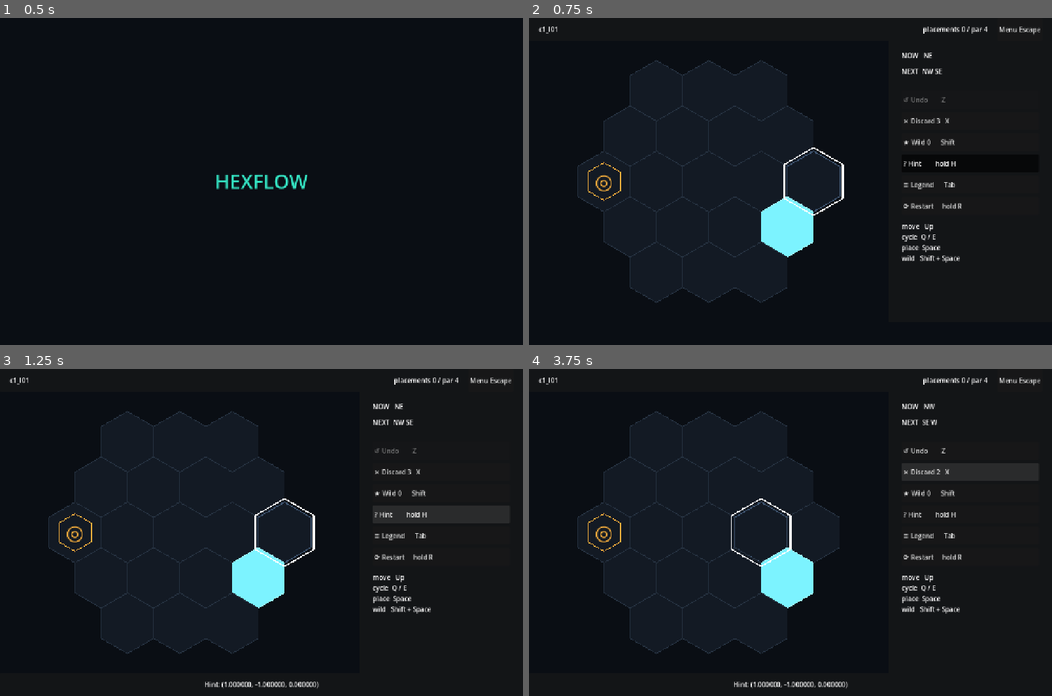
Above: before the commit, frames 1-4 (two rows, left to right).
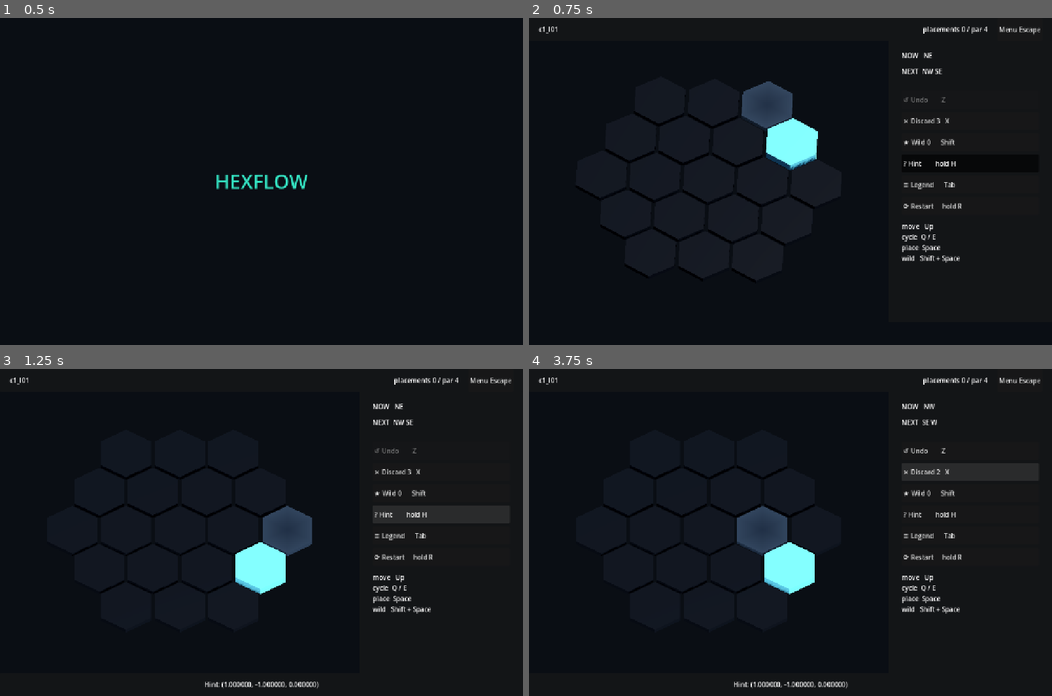
Above: after the commit, the same moments.

Repository: iszlai/hex-game
Game: Godot game, scene res://src/scenes/boot/boot.tscn
Two runs of this game, one before a commit and one after it. Both use one fixed random seed, a clock stepped at 60 frames per second and the inputs below.
Inputs (mouse positions are in pixels of both pictures, inside the frame that each line leads up to):
- Up to frame 1 (0.5 s): no input
- Up to frame 2 (0.75 s): tap Enter at 0.5 s; move the mouse to (905, 165) at 0.52 s; hold Right (board_move_right) from 0.53 s (still down); hold [ (board_rotate_ccw) from 0.53 s (still down); click (905, 165) at 0.67 s
- Up to frame 3 (1.25 s): keep holding Right (board_move_right); keep holding [ (board_rotate_ccw); tap ] (board_rotate_cw) at 0.8 s
- Up to frame 4 (3.75 s): release Right (board_move_right) at 1.25 s; release [ (board_rotate_ccw) at 1.25 s; click "⟳ Restart hold R" at 1.25 s; click "⟳ Restart hold R" at 2 s; click "⟳ Restart hold R" at 2.75 s; click "✕ Discard 3 X" at 3.5 s

Frame 1 is identical in both runs. In frame 2, 5.5% of the frame differs, in the area x 9-61%, y 12-88%; in frame 3, 3.6%; in frame 4, 3.5%.

Commit message:
Put the 3D board on screen
Light, environment and the scene switch, taken together because a board
with no light renders black and is not worth looking at. `make run` is now
the C-18 board: hex prisms at an oblique orthographic angle, `[` and `]`
turning it between the six stops.

One key light, fixed in world space rather than carried with the camera,
so turning the board sweeps the shadows across it and the rotation reads
as a rotation. Its colour and the ambient are new palette tokens, not
literals — a light hardcoded in a script would keep the neon cast in all
four of §21's palettes.

Two things the first screenshot decided. Tiles are drawn at 0.93 of their
cell so the background shows between them: without the gap, neighbouring
prisms meet face to face and a field of empty cells reads as one unlit
slab — the gap is this board's `cell_empty_stroke`. And the ambient went
up, because at the spec's cell colours the empty board was nearly
invisible. The hit region is untouched; rounding is still over the full
cell, so a press in a gap lands on the nearest tile.

The switch was requested early, ahead of the glyphs, and it opens a real
C5 gap: the 3D board draws no modifier marks, so goals, portals, gates and
wilds are currently invisible where the grey-box distinguished all four.
TODO.md carries that as an open item rather than as a footnote, and the
glyph work now blocks the rest of M7.

Level.gd needed less than expected — the two views take the same four
calls — but `Control` has no `to_local`, so the window-to-board conversion
moves onto the view as `local_point` / `screen_position_of`. Doing that
arithmetic at the call site is how a screen with a 56 px top bar ends up
hit-testing one row out.

The grey-box lost its coverage in the swap: it was tested only by being
the thing `level.tscn` instantiated. It now has its own unit test, so the
fallback view cannot rot unnoticed, and the shared PathDepth traversal is
asserted from both sides.

Diff:
--- a/hexflow/src/app/input_bindings.gd
+++ b/hexflow/src/app/input_bindings.gd
@@ -91,8 +91,7 @@
 		"axes": [],
 		"glyph": "r1",
 	},
-	# Bound now, inert until the C-18 camera exists in M7. Registering them here
-	# means the binding table is written once rather than twice.
+	# Turns the C-18 board between its six 60° stops (§14.3 as amended).
 	"board_rotate_ccw": {
 		"set": SET_BOARD,
 		"keys": [KEY_BRACKETLEFT],
--- a/hexflow/src/data/palettes/neon_dark.tres
+++ b/hexflow/src/data/palettes/neon_dark.tres
@@ -19,6 +19,8 @@
 portal = Color(0.690196, 0.470588, 1, 1)
 gate = Color(0.435294, 0.549020, 1, 1)
 wild = Color(0.968627, 0.945098, 0.419608, 1)
+board_key_light = Color(1, 0.964706, 0.909804, 1)
+board_ambient = Color(0.164706, 0.227451, 0.333333, 1)
 danger = Color(1, 0.329412, 0.439216, 1)
 text_primary = Color(0.917647, 0.949020, 1, 1)
 text_secondary = Color(0.560784, 0.639216, 0.749020, 1)
--- a/hexflow/src/scenes/level/level.gd
+++ b/hexflow/src/scenes/level/level.gd
@@ -23,7 +23,7 @@
 ## destructive; the hint is a trigger that a resting finger brushes.
 const HOLD_ACTIONS: Array[String] = ["board_restart", "board_hint"]
 
-@onready var board_view: BoardView = %BoardView
+@onready var board_view: BoardView3D = %Board
 @onready var title_label: Label = %TitleLabel
 @onready var score_label: Label = %ScoreLabel
 @onready var now_label: Label = %NowLabel
@@ -152,10 +152,10 @@
 		at = (event as InputEventScreenTouch).position
 	if at == Vector2.INF:
 		return false
-	# Converted through the board's own transform rather than by subtracting its
-	# position: the board is a Node2D under a Control, so any offset of the screen
-	# itself has to come out too, and only `to_local` knows about all of it.
-	if _router.point_at(board_view.cell_at(board_view.to_local(at))):
+	# Converted by the board itself: it is the only thing that knows where it sits
+	# and how a point on the window becomes a cell (§4.3, and B7 for why this never
+	# happens in screen coordinates).
+	if _router.point_at(board_view.cell_at(board_view.local_point(at))):
 		_confirm()
 	return true
 
@@ -231,12 +231,22 @@
 		EventBus.pause_requested.emit()
 	elif event.is_action_pressed("board_back"):
 		EventBus.pause_requested.emit()
-	elif event.is_action_pressed("board_rotate_cw") or event.is_action_pressed("board_rotate_ccw"):
-		# Bound in M4, effective in M7 when the C-18 camera exists.
-		pass
+	elif event.is_action_pressed("board_rotate_cw"):
+		_rotate(1)
+	elif event.is_action_pressed("board_rotate_ccw"):
+		_rotate(-1)
 	else:
 		return false
 	return true
+
+
+## Turning the board moves every candidate on screen, so the router has to be re-fed
+## with the new positions — §11.2 works in screen space and knows nothing about a
+## camera. `BoardView3D` has already jumped its positions to the stop it is heading
+## for, so this reads the destination rather than the tween.
+func _rotate(steps: int) -> void:
+	board_view.rotate_by(steps)
+	_refresh_candidates()
 
 
 func _process(delta: float) -> void:
--- a/hexflow/src/scenes/level/level.tscn
+++ b/hexflow/src/scenes/level/level.tscn
@@ -1,7 +1,7 @@
 [gd_scene load_steps=5 format=3]
 
 [ext_resource type="Script" path="res://src/scenes/level/level.gd" id="1_level"]
-[ext_resource type="Script" path="res://src/view/board_view.gd" id="2_boardview"]
+[ext_resource type="Script" path="res://src/view/board_view_3d.gd" id="2_boardview"]
 [ext_resource type="Resource" path="res://src/data/palettes/neon_dark.tres" id="3_palette"]
 [ext_resource type="Script" path="res://src/ui/legend_panel.gd" id="4_legend"]
 
@@ -25,8 +25,10 @@
 mouse_filter = 2
 color = Color(0.039216, 0.054902, 0.078431, 1)
 
-[node name="BoardView" type="Node2D" parent="."]
-unique_name_in_owner = true
+[node name="Board" type="SubViewportContainer" parent="."]
+unique_name_in_owner = true
+offset_top = 56.0
+mouse_filter = 2
 script = ExtResource("2_boardview")
 palette = ExtResource("3_palette")
 
--- a/hexflow/src/view/board_tiles.gd
+++ b/hexflow/src/view/board_tiles.gd
@@ -29,6 +29,13 @@
 ## The tallest thing standing on the plane, which the projected fit has to reserve
 ## room for — see [constant BoardView3D.TILE_TOP_RATIO].
 const MAX_TOP := WALL_TOP
+
+## Prisms are drawn a little narrower than their cell, so the background shows
+## between them. This is the 3D board's answer to `cell_empty_stroke`: without it,
+## neighbouring tiles meet face to face and a field of empty cells reads as one
+## unlit slab. The *hit* region is unaffected — [method BoardView3D.cell_at] rounds
+## on the full cell, so a press in the gap still lands on the nearest tile.
+const TILE_INSET := 0.93
 
 @export var palette: Palette = null
 
@@ -185,8 +192,9 @@
 ## scaled to the cell size, with the height its kind earns it.
 func transform_of(cell: Vector3i) -> Transform3D:
 	var height: float = _layout.size * top_ratio(kind_of(cell))
+	var width: float = _layout.size * TILE_INSET
 	return Transform3D(
-		Basis().scaled(Vector3(_layout.size, height, _layout.size)),
+		Basis().scaled(Vector3(width, height, width)),
 		_layout.to_plane(cell)
 	)
 
--- a/hexflow/src/view/board_view_3d.gd
+++ b/hexflow/src/view/board_view_3d.gd
@@ -124,6 +124,19 @@
 	return layout.from_plane(camera.plane_point(local_point))
 
 
+## A whole-window position — where a click or a finger actually arrives — brought
+## into the board's own space. A `Control` has no `to_local`, and subtracting the
+## board's offset by hand at the call site is how a screen with a top bar ends up
+## hit-testing one row out, so the conversion lives here with the thing it converts.
+func local_point(at: Vector2) -> Vector2:
+	return at - global_position
+
+
+## The inverse: where [param cell] is on the window, for aiming a pointer at it.
+func screen_position_of(cell: Vector3i) -> Vector2:
+	return global_position + centre_of(cell)
+
+
 func _ensure_nodes() -> void:
 	if viewport != null:
 		return
@@ -132,7 +145,6 @@
 	# The board gets a world of its own so nothing else in the scene can light it
 	# or appear in it by accident.
 	viewport.own_world_3d = true
-	viewport.transparent_bg = true
 	add_child(viewport)
 	camera = BoardCamera.new()
 	camera.name = "BoardCamera"
@@ -143,6 +155,41 @@
 	tiles.name = "BoardTiles"
 	tiles.palette = palette
 	viewport.add_child(tiles)
+	_add_lighting()
+
+
+## One key light and one environment, both fixed in world space.
+##
+## Fixed is the point: the light does not follow the yaw, so turning the board moves
+## the shadows across it and the rotation reads as a rotation. It sits high and to
+## one side, which is what gives C-22's tile heights something to cast — the height
+## *is* the colour-independent channel, and a light straight down would flatten it.
+##
+## §14.3 is unaffected: this is not camera motion, and nothing here moves at all.
+func _add_lighting() -> void:
+	var key := DirectionalLight3D.new()
+	key.name = "KeyLight"
+	key.light_color = palette.board_key_light
+	key.light_energy = 1.15
+	# Down 50°, and yawed off the camera's opening axis so the prism sides that face
+	# the viewer are not the ones in full shadow.
+	key.rotation_degrees = Vector3(-50.0, 35.0, 0.0)
+	key.shadow_enabled = true
+	# The tiles are the only casters and they are all within a board's width, so the
+	# split can stay tight and the shadows stay sharp.
+	key.directional_shadow_max_distance = BoardCamera.DISTANCE * 0.5
+	viewport.add_child(key)
+
+	var env := Environment.new()
+	env.background_mode = Environment.BG_COLOR
+	env.background_color = palette.bg_deep
+	env.ambient_light_source = Environment.AMBIENT_SOURCE_COLOR
+	env.ambient_light_color = palette.board_ambient
+	env.ambient_light_energy = 0.95
+	var holder := WorldEnvironment.new()
+	holder.name = "BoardEnvironment"
+	holder.environment = env
+	viewport.add_child(holder)
 
 
 func _recompute_positions(yaw: float) -> void:
--- a/hexflow/src/view/palette.gd
+++ b/hexflow/src/view/palette.gd
@@ -29,6 +29,13 @@
 @export var gate: Color = Color("6F8CFF")
 @export var wild: Color = Color("F7F16B")
 
+@export_group("Board lighting")
+## The single key light of the C-18 board and the ambient it sits in. Tokens rather
+## than literals for the same reason every other colour is: §21's palettes swap the
+## `.tres`, and a light hardcoded in a script would keep the neon cast in all four.
+@export var board_key_light: Color = Color("FFF6E8")
+@export var board_ambient: Color = Color("2A3A55")
+
 @export_group("Feedback")
 @export var danger: Color = Color("FF5470")
 @export var text_primary: Color = Color("EAF2FF")
--- a/hexflow/tests/e2e/test_level_playthrough.gd
+++ b/hexflow/tests/e2e/test_level_playthrough.gd
@@ -137,14 +137,14 @@
 ## Hence this test.
 func test_a_mouse_click_places_on_the_clicked_cell() -> void:
 	await _open(_straight_level())
-	var board: BoardView = _scene.get_node("%BoardView")
+	var board: BoardView3D = _scene.get_node("%Board")
 	var target := Fixtures.START + Direction.delta(Direction.NE)
 	assert_true(GameDirector.state.legal_targets().has(target))
 
 	var click := InputEventMouseButton.new()
 	click.button_index = MOUSE_BUTTON_LEFT
 	click.pressed = true
-	click.position = board.to_global(board.centre_of(target))
+	click.position = board.screen_position_of(target)
 	_scene.get_viewport().push_input(click, true)
 	await wait_process_frames(1)
 
--- a/hexflow/tests/e2e/test_touch_playthrough.gd
+++ b/hexflow/tests/e2e/test_touch_playthrough.gd
@@ -37,14 +37,14 @@
 	await wait_process_frames(2)
 
 
-func _board() -> BoardView:
-	return _scene.get_node("%BoardView") as BoardView
+func _board() -> BoardView3D:
+	return _scene.get_node("%Board") as BoardView3D
 
 
 ## A finger on a cell. The position is derived the same way the board draws it, so
 ## the test cannot pass by agreeing with a bug in its own arithmetic.
 func _tap_cell(cell: Vector3i) -> void:
-	var at := _board().to_global(_board().centre_of(cell))
+	var at := _board().screen_position_of(cell)
 	var down := InputEventScreenTouch.new()
 	down.index = 0
 	down.position = at
--- a/hexflow/tests/unit/test_board_tiles.gd
+++ b/hexflow/tests/unit/test_board_tiles.gd
@@ -70,8 +70,10 @@
 		assert_almost_eq(t.origin.z, want.z, 0.01, "%v z" % c)
 		assert_almost_eq(t.origin.y, 0.0, 0.01, "%v sits on the plane" % c)
 		var scale: Vector3 = t.basis.get_scale()
-		assert_almost_eq(scale.x, _layout.size, 0.01, "%v is one cell wide" % c)
-		assert_almost_eq(scale.z, _layout.size, 0.01, "%v is one cell deep" % c)
+		var width: float = _layout.size * BoardTiles.TILE_INSET
+		assert_almost_eq(scale.x, width, 0.01, "%v is one cell wide, less the gap" % c)
+		assert_almost_eq(scale.z, width, 0.01, "%v is one cell deep, less the gap" % c)
+		assert_lt(width, _layout.size, "the gap is what separates neighbours (§13.2)")
 
 
 ## §21 / C5, in three dimensions: kind by height, so a greyscale palette or a
--- /dev/null
+++ b/hexflow/tests/unit/test_board_view.gd
@@ -0,0 +1,50 @@
+## @core — the 2D grey-box, which §26 requires to keep working through M7.
+##
+## It used to be covered transitively: `level.tscn` instantiated it, so every e2e
+## playthrough drove it. C-18's board took that slot, and a view nothing exercises
+## is a view that rots quietly until the day someone needs it — for a headless
+## capture, for a renderer bisect, or because the 3D board is the thing that broke.
+## So the grey-box now has its own test, small and about the things the 3D board
+## also promises: where cells land, and that a click comes back to the cell clicked.
+extends GutTest
+
+const PLAY := Vector2(880.0, 688.0)
+
+var _view: BoardView = null
+var _state: GameState = null
+
+
+func before_each() -> void:
+	_view = BoardView.new()
+	add_child_autofree(_view)
+	_state = GameState.start(Fixtures.fixed_level(Fixtures.shortest_route_tiles()))
+	_view.bind(_state, PLAY)
+
+
+func test_binding_sizes_the_board_by_the_head_on_fit() -> void:
+	assert_eq(int(_view.layout.size), HexLayout.fit(3, PLAY))
+	assert_eq(_view.centres().size(), _state.board.cells().size())
+
+
+func test_every_cell_round_trips_from_its_drawn_centre() -> void:
+	for c: Vector3i in _state.board.cells():
+		assert_eq(_view.cell_at(_view.centre_of(c)), c, "%v must round-trip" % c)
+
+
+## The depth traversal is shared with the 3D board (`PathDepth`), so this is also
+## what stops an edit for one view from silently changing the other.
+func test_the_path_gradient_still_follows_the_shared_depth() -> void:
+	for i: int in range(3):
+		assert_true(_state.place(_state.legal_targets()[0]), "step %d" % i)
+	_view.rebuild()
+	var depth: Dictionary = PathDepth.of(_state)
+	assert_eq(depth.size(), 4, "start plus three placements")
+	assert_eq(int(depth[_state.board.start]), 0)
+
+
+func test_candidates_and_cursor_are_accepted_without_a_state_change() -> void:
+	var targets: Array[Vector3i] = _state.legal_targets()
+	_view.set_candidates(targets)
+	_view.set_cursor(targets[0])
+	_view.set_cursor(targets[0], false)
+	assert_eq(_state.placements, 0, "a view never changes the game")
--- a/hexflow/tools/screenshot.gd
+++ b/hexflow/tools/screenshot.gd
@@ -2,8 +2,14 @@
 ## Dev tool: boots a scene, lets it settle, and writes a PNG.
 ## Run non-headless: Godot --path . -s res://tools/screenshot.gd -- <out.png> [presses]
 ## `presses` is a string of keys sent one per frame — `c` confirm, `z` undo,
-## `q`/`e` cycle, `d` discard, `h` hint. Letters only: Godot drops a
-## whitespace-only command-line argument. Not part of the shipped game.
+## `q`/`e` cycle, `d` discard, `h` hint, `r`/`l` turn the board clockwise and
+## anticlockwise. Letters only: Godot drops a whitespace-only command-line
+## argument. Not part of the shipped game.
+
+## Frames to let the last press finish animating before the capture. Must outlast
+## the longest animation a press can start — currently the 260 ms board yaw (C-21),
+## which is ~16 frames at 60 fps.
+const SETTLE_FRAMES := 30
 
 var _frames: int = 0
 var _out: String = "user://shot.png"
@@ -36,7 +42,7 @@
 		# `tests/e2e/` covers the real viewport dispatch path.
 		_level.call("_unhandled_input", ev)
 		return false
-	if i < _presses.length() + 6:
+	if i < _presses.length() + SETTLE_FRAMES:
 		return false
 	var img := root.get_texture().get_image()
 	img.save_png(_out)
@@ -62,5 +68,9 @@
 			return KEY_D
 		"h":
 			return KEY_H
+		"r":
+			return KEY_BRACKETRIGHT
+		"l":
+			return KEY_BRACKETLEFT
 		_:
 			return KEY_SPACE
Not shown, added: hexflow/tests/unit/test_board_view.gd.uid
Not shown, changed: TODO.md
